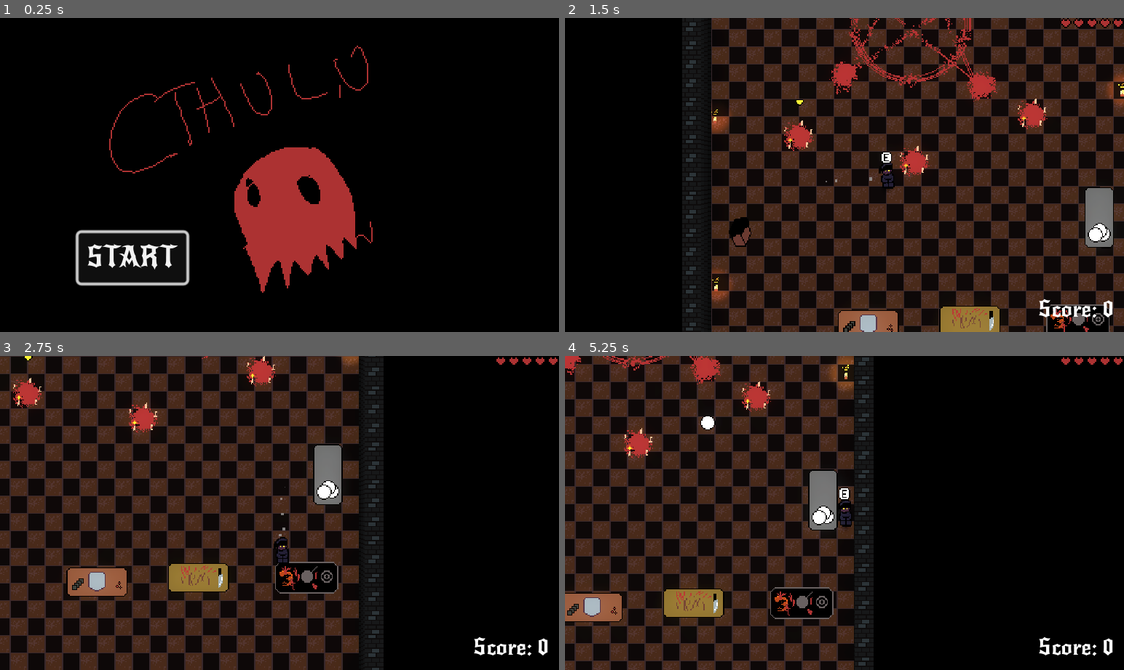
Above: before the commit, frames 1-4 (two rows, left to right).
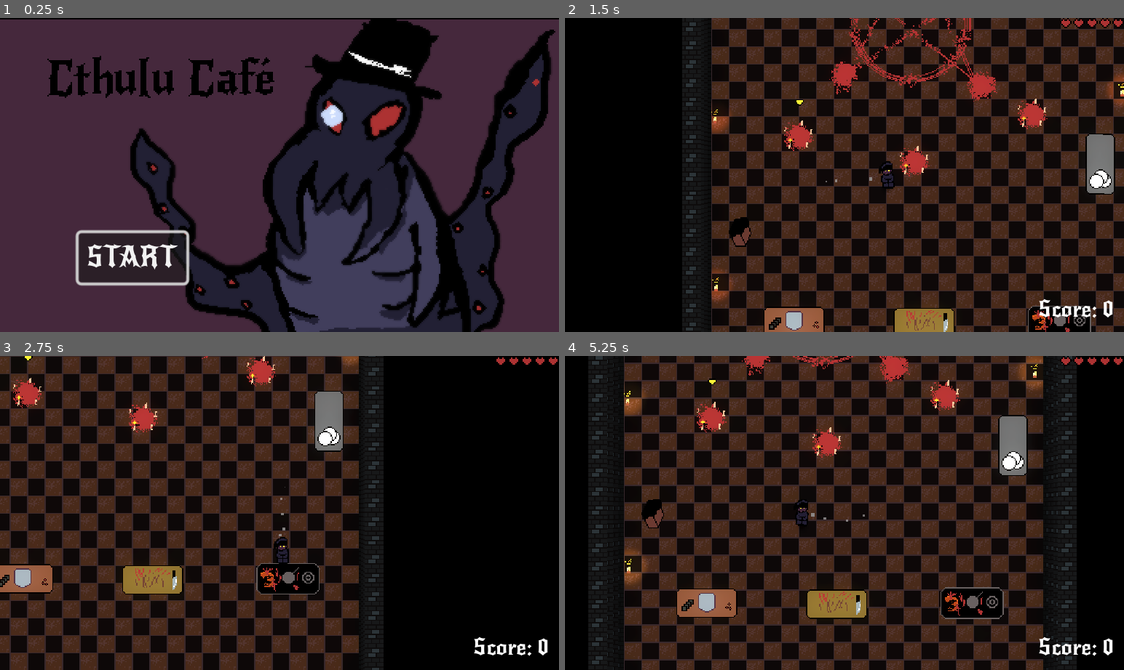
Above: after the commit, the same moments.

Repository: Allov/ld55
Game: Godot game, scene res://scenes/main.tscn
Two runs of this game, one before a commit and one after it. Both use one fixed random seed, a clock stepped at 60 frames per second and the inputs below. The engine's default icon, where the game draws it, is replaced by a stand-in: a white triangle on a blue panel in a dark square. Sound files missing from this copy of the repository are replaced by a short silence.
Inputs:
- Up to frame 1 (0.25 s): no input
- Up to frame 2 (1.5 s): click "START" at 0.5 s; tap Enter at 1.25 s; hold D (move_right) from 1.28 s (still down); tap Space (dash) at 1.35 s
- Up to frame 3 (2.75 s): release D (move_right) at 2.03 s; hold Down (move_down) from 2.03 s (still down); tap E (action) at 2.1 s; tap Space (dash) at 2.3 s
- Up to frame 4 (5.25 s): release Down (move_down) at 2.78 s; hold D (move_right) 2.78-3.53 s; tap Space (dash) at 2.85, 3.6, 4.55, 5.1 s; hold W (move_up) 3.53-4.28 s; hold E (action) 4.28-5.03 s; hold A (move_left) from 4.28 s (still down)

The runs differ from the first frame. In frame 1, 83% of the frame differs, in the area x 0-100%, y 0-100%; in frame 2, 5.2%; in frame 3, 5.8%; in frame 4, 61%.

Commit message:
jklsdfgjksdhg

Diff:
--- a/scenes/kitchen.tscn
+++ b/scenes/kitchen.tscn
@@ -7,8 +7,6 @@
 [ext_resource type="Texture2D" uid="uid://cv6gb35xx20jj" path="res://assets/ingredients/ing-green.png" id="5_hq0rl"]
 [ext_resource type="Texture2D" uid="uid://b6nawrjt620yv" path="res://assets/cooking_station_c.png" id="6_5wowo"]
 [ext_resource type="PackedScene" uid="uid://c47xynln6fcmm" path="res://scenes/summon_guard_station.tscn" id="8_dcn42"]
-[ext_resource type="Texture2D" uid="uid://dsjhy4wp0nsb2" path="res://assets/ingredients/ing-pink.png" id="8_pfkq2"]
-[ext_resource type="PackedScene" uid="uid://dt2t1p0bfr5hi" path="res://scenes/summon_enemy_station.tscn" id="9_85o4o"]
 [ext_resource type="PackedScene" uid="uid://b8ecdp4g5tyep" path="res://scenes/summon_enemy_station.tscn" id="9_85o4o"]
 [ext_resource type="Texture2D" uid="uid://cihsr10066tvu" path="res://assets/summoning-circle.png" id="10_b7unu"]
 [ext_resource type="PackedScene" uid="uid://bi6qg2adhbgrs" path="res://scenes/enemies/enemy2.tscn" id="11_1v3y2"]
@@ -41,11 +39,11 @@
 [node name="SummonEnemyTarget" type="Node2D" parent="Summoning-circle"]
 
 [node name="CookingStationA" parent="." instance=ExtResource("4_l2430")]
-position = Vector2(336, 187)
+position = Vector2(319, 188)
 accepts = "A"
 
 [node name="CookingStationB" parent="." instance=ExtResource("4_l2430")]
-position = Vector2(237, 187)
+position = Vector2(195, 189)
 accepts = "B"
 interaction_type = 2
 
@@ -56,7 +54,7 @@
 metadata/_edit_use_anchors_ = true
 
 [node name="CookingStationC" parent="." instance=ExtResource("4_l2430")]
-position = Vector2(144, 191)
+position = Vector2(76, 188)
 accepts = "C"
 interaction_type = 1
 
@@ -88,7 +86,7 @@
 enemy_scene = ExtResource("11_1v3y2")
 
 [node name="PlateStation" parent="." instance=ExtResource("12_m7t8w")]
-position = Vector2(356, 93)
+position = Vector2(357, 44)
 rotation = -4.71238
 
 [node name="Trash" parent="." instance=ExtResource("14_iitpv")]
--- a/scenes/main.tscn
+++ b/scenes/main.tscn
@@ -8,7 +8,7 @@
 script = ExtResource("1_0kq06")
 
 [node name="Boo" type="Sprite2D" parent="."]
-position = Vector2(194, 137)
+position = Vector2(192, 109)
 texture = ExtResource("1_u4v5w")
 
 [node name="Start" type="Button" parent="."]
--- a/scenes/player.tscn
+++ b/scenes/player.tscn
@@ -26,7 +26,7 @@
 radius = 22.0
 
 [sub_resource type="CircleShape2D" id="CircleShape2D_gglyw"]
-radius = 22.0
+radius = 12.0416
 
 [sub_resource type="CapsuleShape2D" id="CapsuleShape2D_htfjs"]
 
--- a/scenes/restaurant.tscn
+++ b/scenes/restaurant.tscn
@@ -85,11 +85,6 @@
 
 [node name="Player" parent="." instance=ExtResource("1_55q5r")]
 position = Vector2(104, 54)
-MAX_SPEED = 200.0
-ACCELERATION = 10.0
-DASH_VELOCITY = 425.0
-DASH_COOLDOWN = 1.0
-dash_duration = 0.06
 
 [node name="Camera2D" type="Camera2D" parent="Player"]
 zoom = Vector2(0.75, 0.75)
--- a/scripts/gamemanager.gd
+++ b/scripts/gamemanager.gd
@@ -18,6 +18,7 @@
 var restaurant = null
 var cooked_ingredients = 0
 var assembled_meal = 0
+var current_cooking_station = null
 
 func _input(event):
 	if event.is_action_pressed("pause_game"):
--- a/scripts/player.gd
+++ b/scripts/player.gd
@@ -28,6 +28,7 @@
 	GameManager.set_player(self)
 
 func _process(_delta):
+	GameManager.current_cooking_station = cooking_station_in_range
 	var object_in_range = null
 	object_in_range = get_object_in_range()
 
@@ -194,7 +195,7 @@
 func _on_CookArea_body_entered(body):
 	if body is CookingStation:
 		cooking_station_in_range = body
-		print("In range!")
+		print("In range: " + body.name)
 	elif body is PlateStation:
 		plate_station_in_range = body
 	elif body is Trash:
@@ -205,9 +206,9 @@
 
 func _on_CookArea_body_exited(body):
 	if body is CookingStation:
+		print("Not in range : " + cooking_station_in_range.name)
 		cooking_station_in_range.stop_audio_hold()
 		cooking_station_in_range = null
-		print("Not in range!")
 	elif body is PlateStation:
 		plate_station_in_range = null
 	elif body is Trash:
--- a/scripts/restaurant.gd
+++ b/scripts/restaurant.gd
@@ -32,5 +32,9 @@
 		var patience_level = patience_bar.value
 		patience_info += "Customer Patience: %.2f\n" % patience_level
 
-	var debug_text = "FPS: %s\nLives: %s\nScore: %s\nGame Speed: %s\nGame State: %s\nSpawn Timer: %.2f\n%s" % [fps, lives, score, game_speed, game_state, spawn_timer, patience_info]
+	# var debug_text = "FPS: %s\nLives: %s\nScore: %s\nGame Speed: %s\nGame State: %s\nSpawn Timer: %.2f\n%s" % [fps, lives, score, game_speed, game_state, spawn_timer, patience_info]
+	var debug_text = ""
+	if GameManager.current_cooking_station:
+		debug_text = "cooking station " + GameManager.current_cooking_station.name
+
 	$DebugLayer/DebugLabel.text = debug_text
Binary file changed: assets/boo.png
